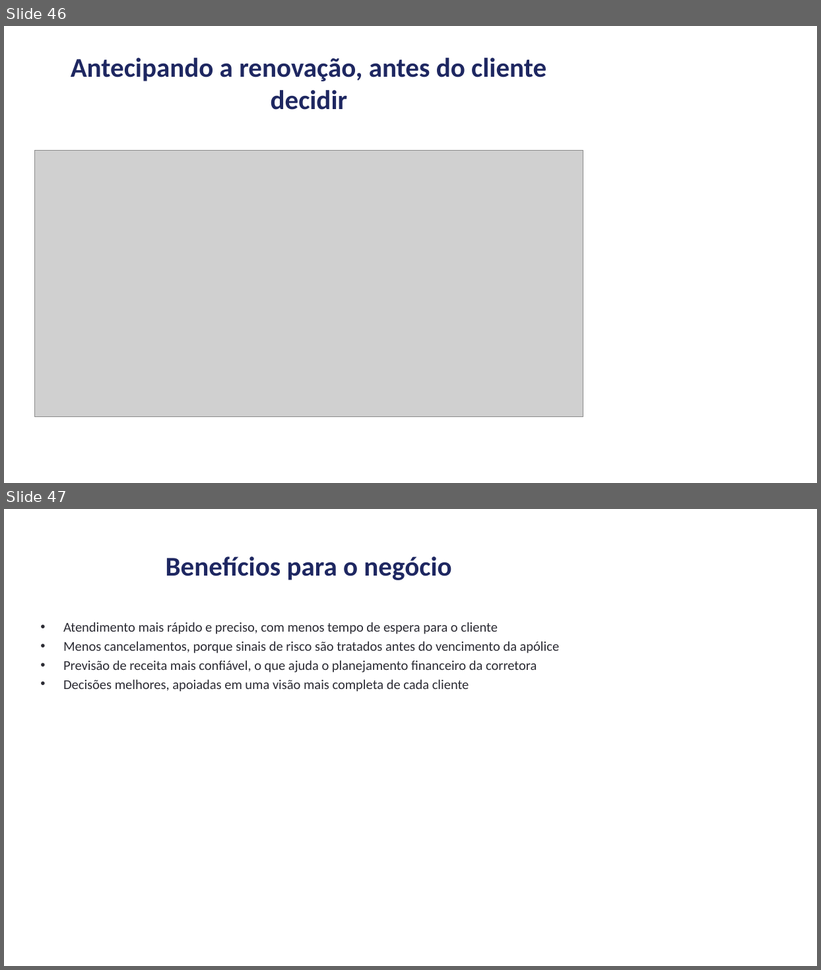
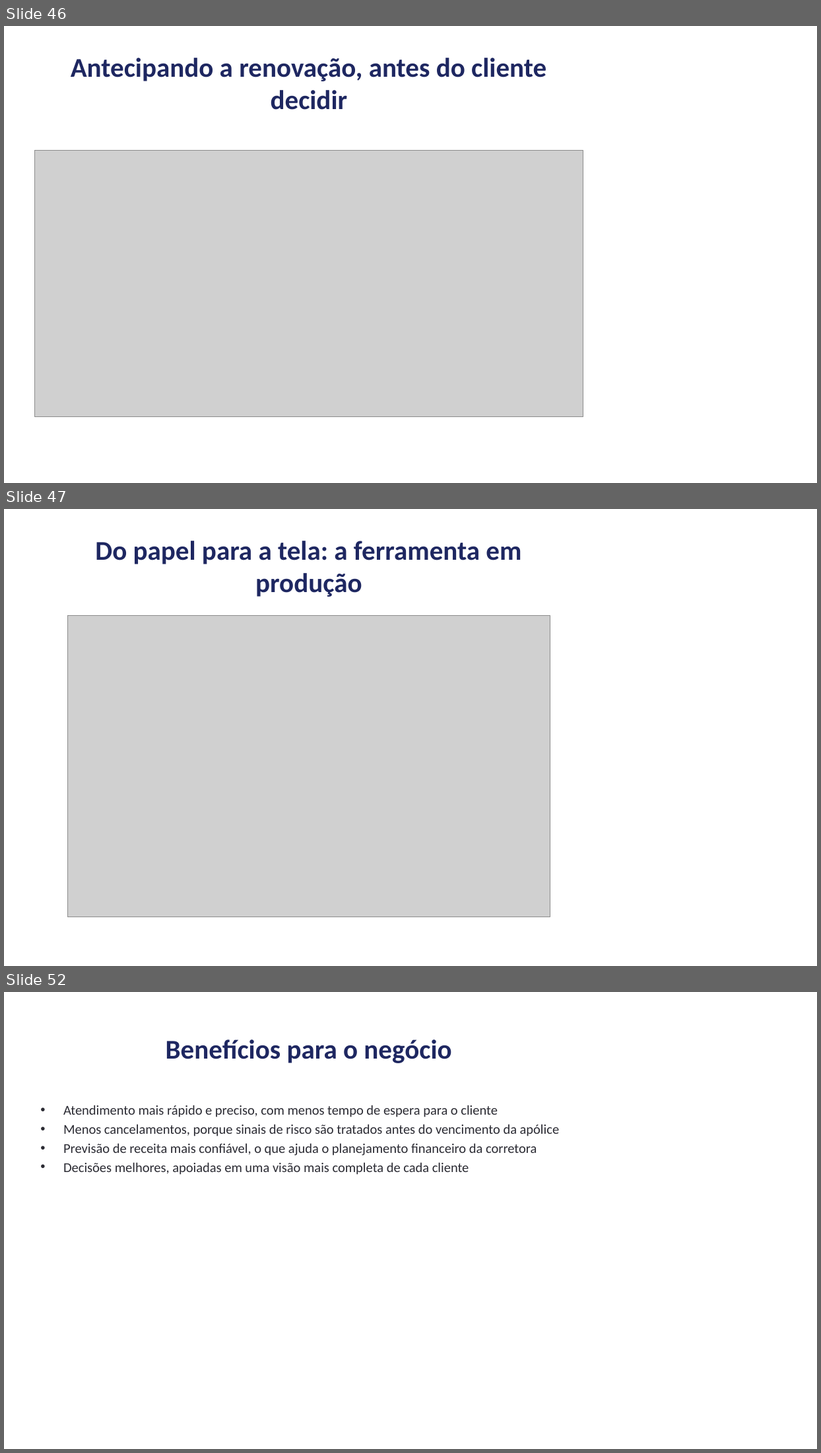
Before and after one commit to andrevberaldo/software-engineering, a slide deck: presentation/apresentacao.pptx. Shown one above the other, each under a label of ours: slides 46 and 47 before the commit, slides 46, 47 and 52 after it; the slides between them are not shown. The pictures are 821x970 and 821x1453 pixels, drawn with LibreOffice and Linux fonts; fonts in the diff are those of the drawing; grey boxes stand for pictures. Boxes give left, top, right and bottom in pixels: in the first picture for what was removed or moved away, otherwise in the second. Text is boxed around its words. In the diff, an @@ line names an element or a change of style, - is before the commit and + after.

```diff
--- a/presentation/apresentacao.pptx
+++ b/presentation/apresentacao.pptx
@@ slide 47 added at box(4, 509, 817, 966), background #FFFFFF @@
@@ title added at box(95, 541, 521, 597), 32 pt, text #1E2761, bold @@
+Do papel para a tela: a ferramenta em produção
@@ picture added at box(67, 616, 550, 917) @@
@@ what was slide 47 is now slide 52 @@
```
Also in this commit, not shown: 4 other slides added, 6 other files.
